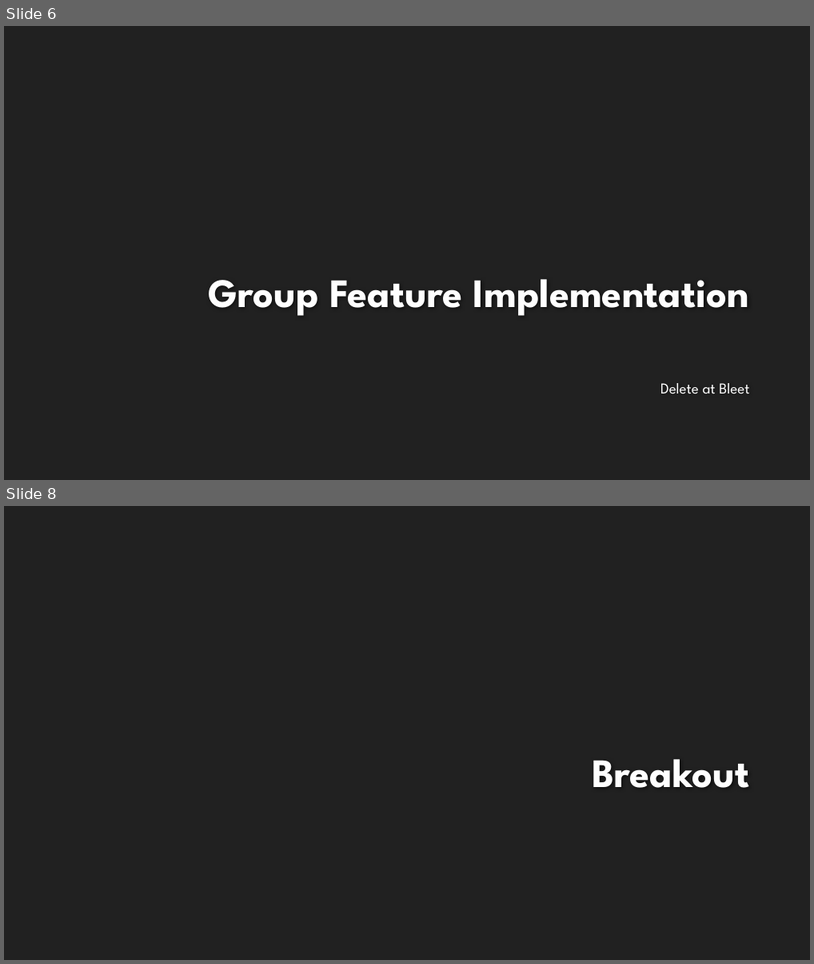
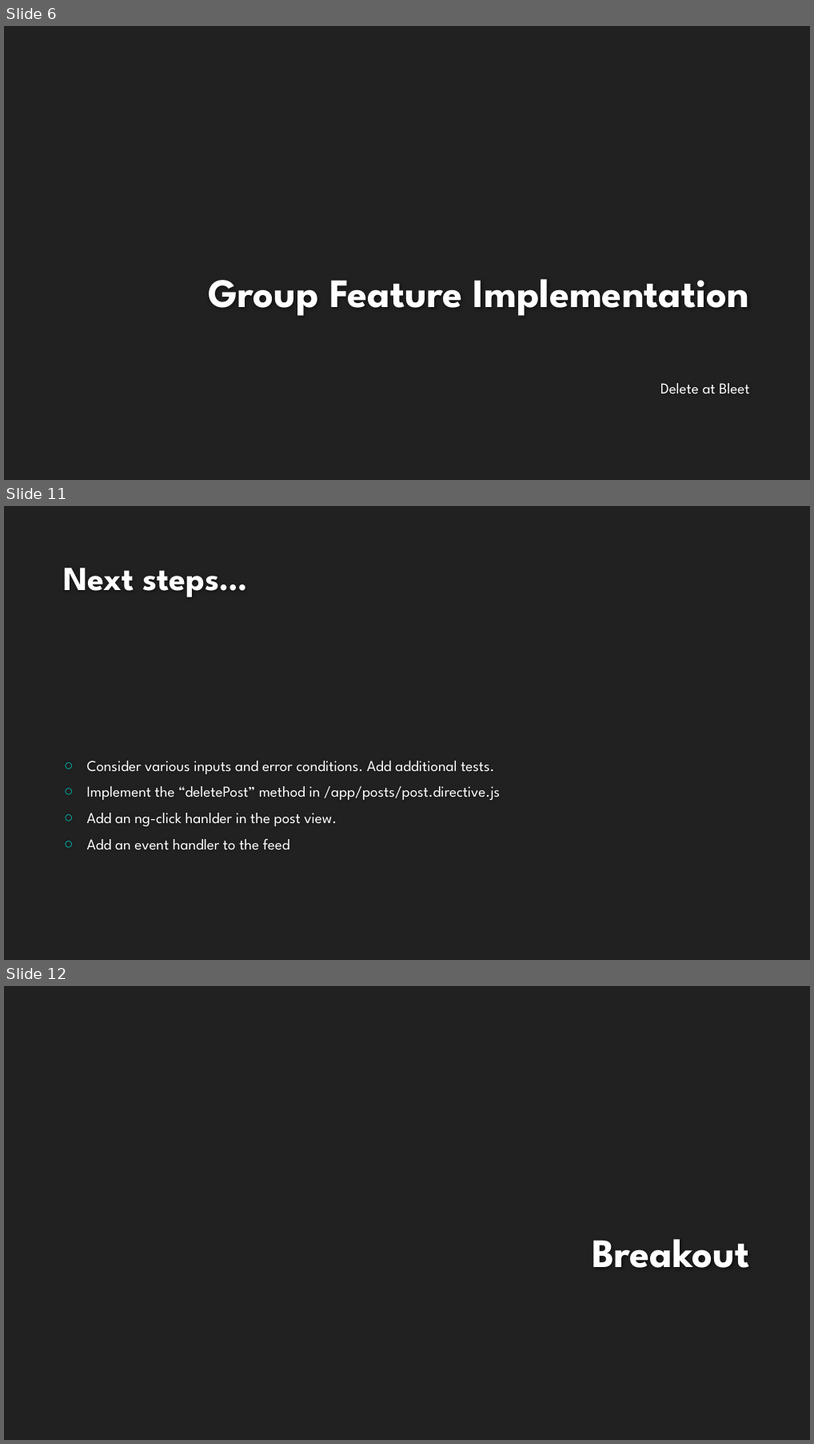
Before and after one commit to francesco-desensi/tdd-workshop, a slide deck: doc/TDD Workshop - TDD In Practice with AngularJS - Hands-on.pptx. Shown one above the other, each under a label of ours: slides 6 and 8 before the commit, slides 6, 11 and 12 after it; the slides between them are not shown. The pictures are 814x964 and 814x1444 pixels, drawn with LibreOffice and Linux fonts; fonts in the diff are those of the drawing; background and template pictures are left out. Boxes give left, top, right and bottom in pixels: in the first picture for what was removed or moved away, otherwise in the second. Text is boxed around its words. In the diff, an @@ line names an element or a change of style, - is before the commit and + after.

```diff
--- a/doc/TDD Workshop - TDD In Practice with AngularJS - Hands-on.pptx
+++ b/doc/TDD Workshop - TDD In Practice with AngularJS - Hands-on.pptx
@@ slide 11 added at <box>4,506,810,960</box>, background #212121 @@
@@ title added at <box>64,568,247,597</box>, 40 pt, text #FEFEFE, bold @@
+Next steps…
@@ text added at <box>87,760,500,850</box>, 18 pt, text #FFFFFF @@
+○ Consider various inputs and error conditions. Add additional tests.
+○ Implement the “deletePost” method in /app/posts/post.directive.js
+○ Add an ng-click hanlder in the post view.
+○ Add an event handler to the feed
@@ what was slide 8 is now slide 12 @@
```
Also in this commit, not shown: 1 slide changed, 3 other slides added.
